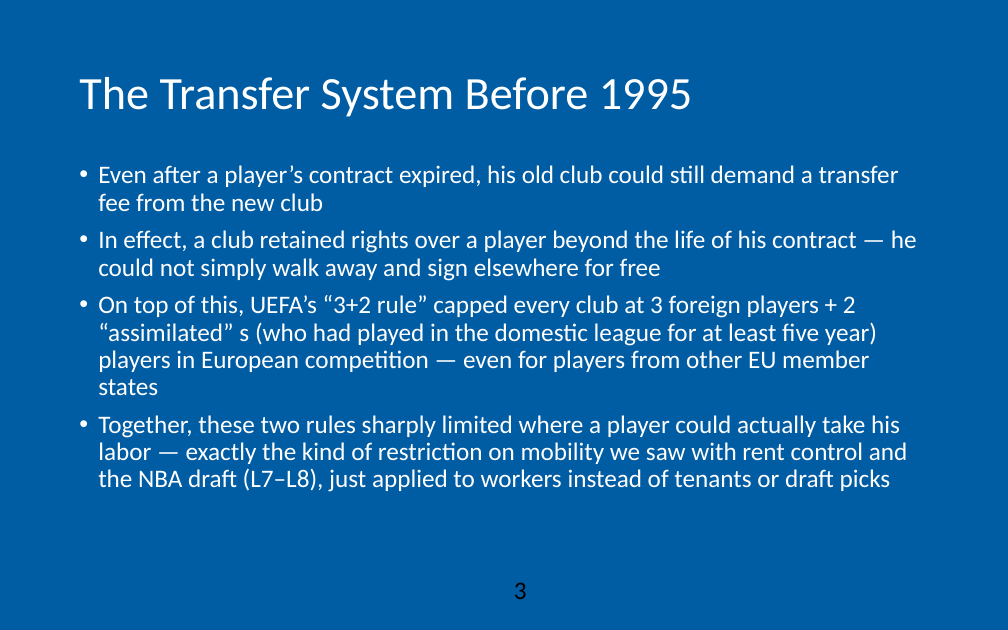
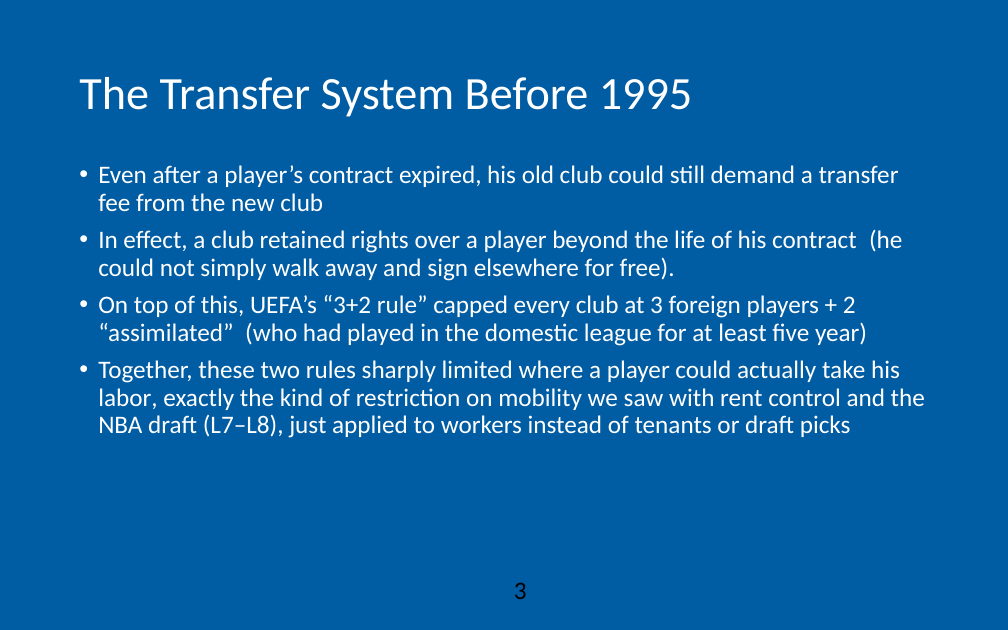
Before and after one commit to AEGDDI/idr305, a slide deck: slide 3 of lectures/L10.pptx. Drawn at 1008x630 pixels with LibreOffice and Linux fonts; fonts in the diff are those of the drawing; background and template pictures are left out. Boxes give left, top, right and bottom in pixels: in the first picture for what was removed or moved away, otherwise in the second. Text is boxed around its words. In the diff, an @@ line names an element or a change of style, - is before the commit and + after.

```diff
--- a/lectures/L10.pptx
+++ b/lectures/L10.pptx
@@ text at bbox=[98, 229, 925, 438]: text changed @@
-• In effect, a club retained rights over a player beyond the life of his contract — he could not simply walk away and sign elsewhere for free
-• On top of this, UEFA’s “3+2 rule” capped every club at 3 foreign players + 2 “assimilated” s (who had played in the domestic league for at least five year) players in European competition — even for players from other EU member states
-• Together, these two rules sharply limited where a player could actually take his labor — exactly the kind of restriction on mobility we saw with rent control and the NBA draft (L7–L8), just applied to workers instead of tenants or draft picks
+• In effect, a club retained rights over a player beyond the life of his contract (he could not simply walk away and sign elsewhere for free).
+• On top of this, UEFA’s “3+2 rule” capped every club at 3 foreign players + 2 “assimilated” (who had played in the domestic league for at least five year)
+• Together, these two rules sharply limited where a player could actually take his labor, exactly the kind of restriction on mobility we saw with rent control and the NBA draft (L7–L8), just applied to workers instead of tenants or draft picks
```
Also in this commit, not shown: 11 other slides changed, 2 other files.
